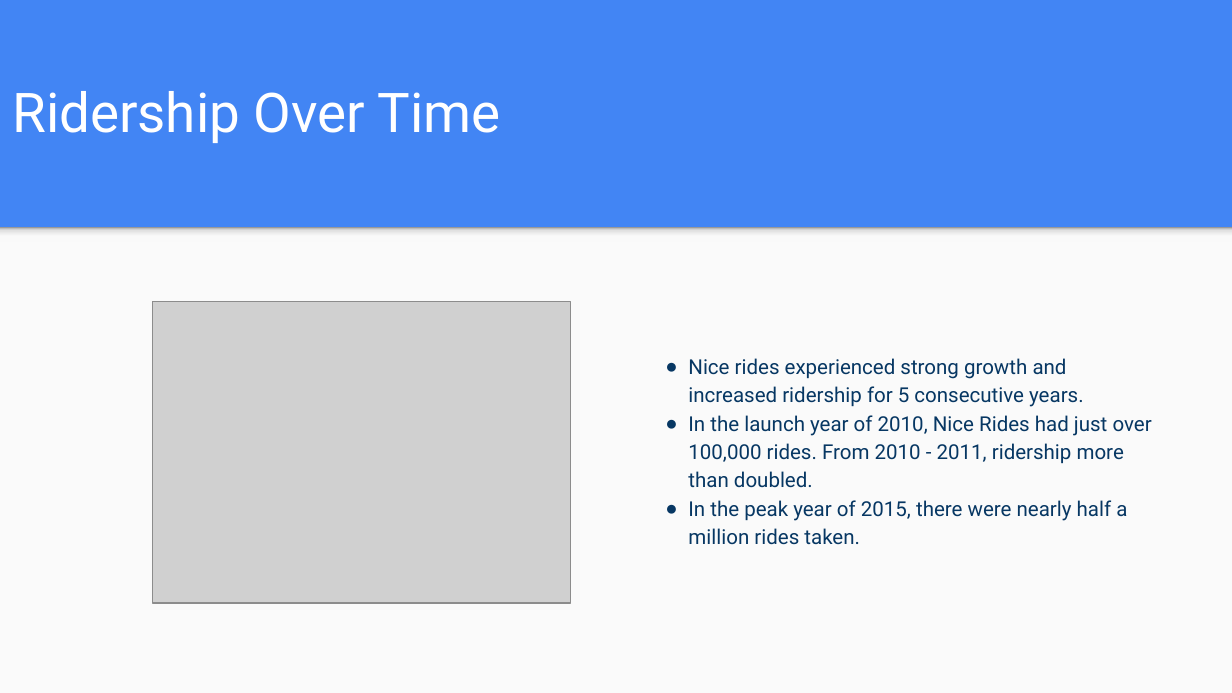
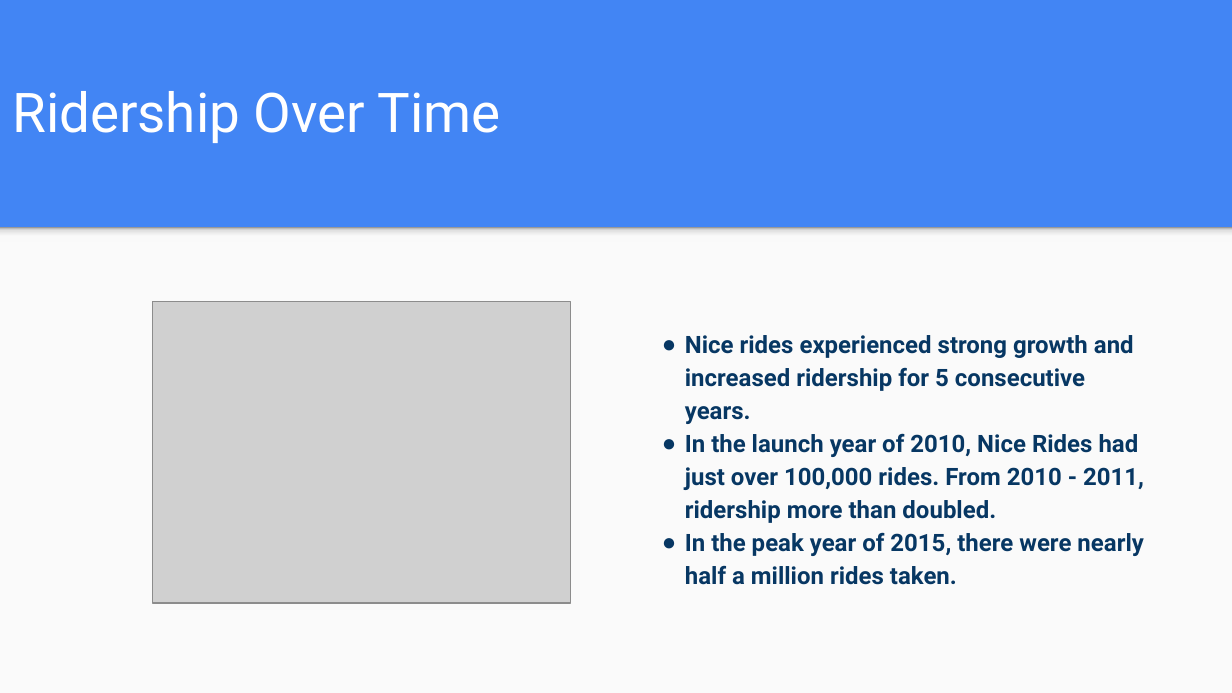
Before and after one commit to tdrygg/Group-Project, a slide deck: slide 7 of Patterns_In_NiceRide_Group6_Final.pptx. Drawn at 1232x693 pixels with LibreOffice and Linux fonts; fonts in the diff are those of the drawing; grey boxes stand for pictures. Boxes give left, top, right and bottom in pixels: in the first picture for what was removed or moved away, otherwise in the second. Text is boxed around its words. In the diff, an @@ line names an element or a change of style, - is before the commit and + after.

```diff
--- a/Patterns_In_NiceRide_Group6_Final.pptx
+++ b/Patterns_In_NiceRide_Group6_Final.pptx
@@ text "Nice rides experienced strong growth ...": place and size @@
-text "Nice rides experienced strong growth ..." at box(688, 358, 1152, 545)
+text "Nice rides experienced strong growth ..." at box(685, 335, 1144, 585)
@@ text "Nice rides experienced strong growth ..." at box(685, 335, 1144, 585): size 12 to 14 pt, bold on @@
```
Also in this commit, not shown: 7 other slides changed.
